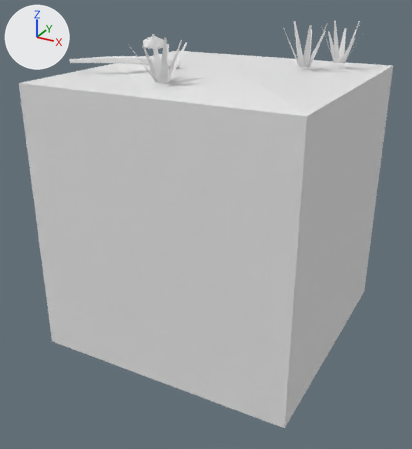
Renders of the FBX model Assets/Tiles/Grass/Grass pale 4.fbx from each side of a commit.
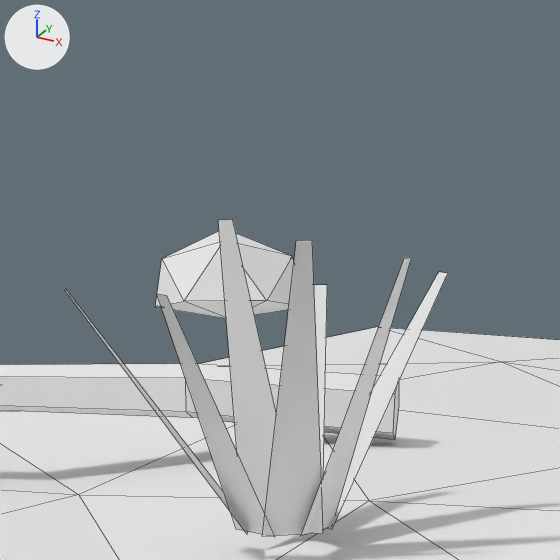
Each version is shown whole from a 50 mm lens placed at (1.94, -3.772, 1.713), pointed at (-0.042, -0.168, -0.089), then close up on the part from 29% to 50% of the width and 0% to 19% of the height. The axes (+X, +Y, +Z) are drawn at upper left. The lights are the same throughout. The last two pictures show the newer version. The close-ups show mesh edges as thin lines. Where no turn or scale is listed for an object, it has been applied to the vertices. Vertices at exactly the same position are counted once.

In view in the first close-up: 'Grass pale 4'.
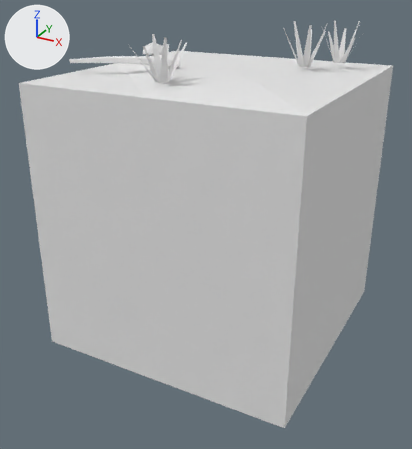
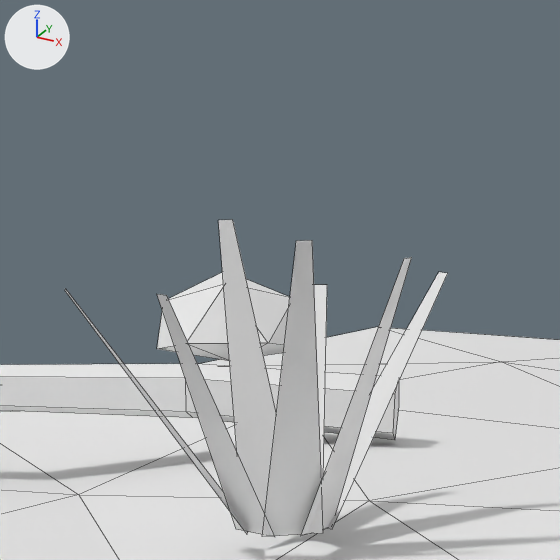
Location of each change, [x1, y1, x2, y2] in pixels of the close-ups (560 x 560 px; the box of a moved part takes in the faces that stretch with it):
part 1 of me_grass_pale_4, moved or reshaped
    before: [155, 231, 294, 318]
    after: [157, 272, 290, 361]

Edits to the bpy script that builds the scene:
```text
Change me_grass_pale_4:
    where me_grass_pale_4.from_pydata(...)  # 153 vertices, 103 faces; spans x -1.0..1.0, y -1.0..1.0, z -1.0..1.4
    used by ob_grass_pale_4; location = (0.0, 0.0, 0.0)
    me_grass_pale_4 part 1: the loose piece of 12 vertices spanning x -0.82..-0.64, y 0.12..0.29, z 1.16..1.26 is moved by (0.0, 0.0, -0.05)
```
